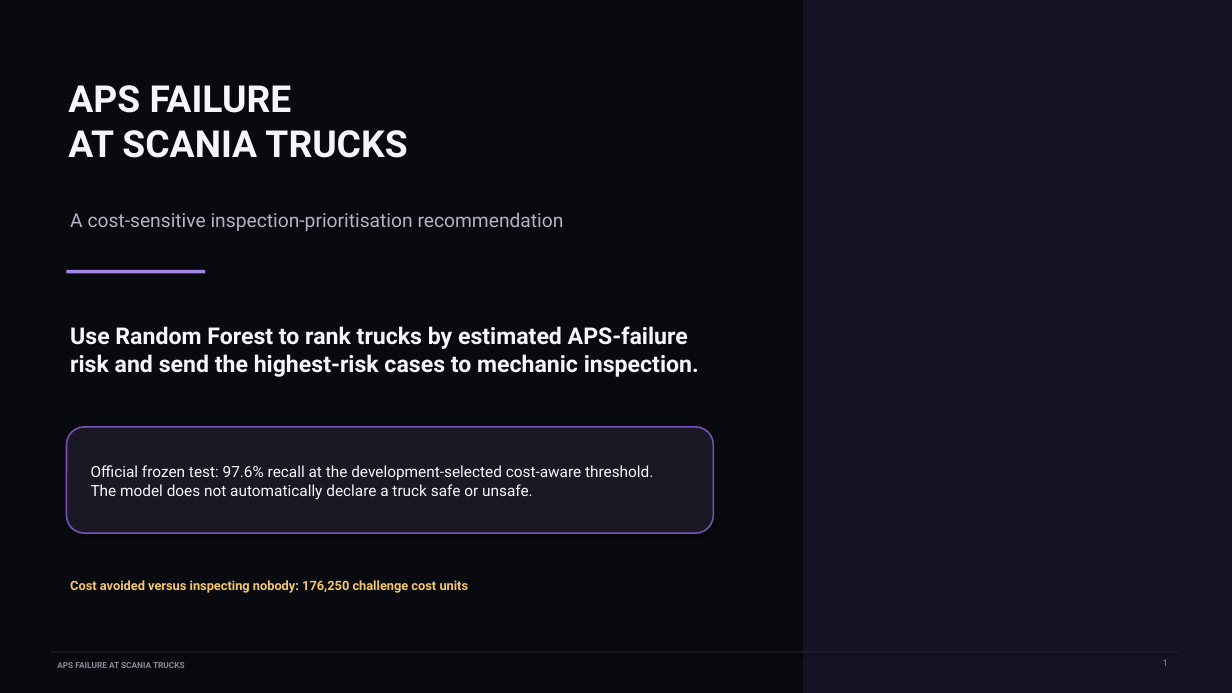
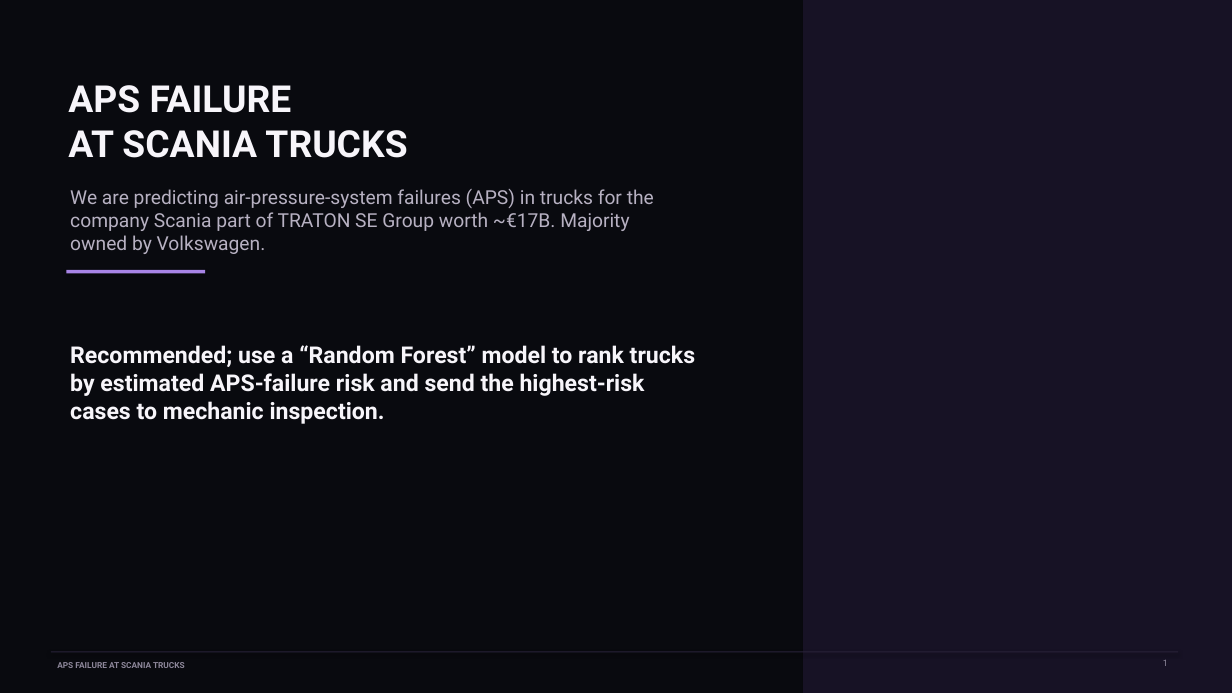
Before and after one commit to klopi710/scania-aps-classification, a slide deck: slide 1 of slides/image/scania-aps-business-deck/scania-aps-business-deck.pptx. Drawn at 1232x693 pixels with LibreOffice and Linux fonts; fonts in the diff are those of the drawing. Boxes give left, top, right and bottom in pixels: in the first picture for what was removed or moved away, otherwise in the second. Text is boxed around its words. In the diff, an @@ line names an element or a change of style, - is before the commit and + after.

Commit message:
Update Scania presentation deck

```diff
--- a/slides/image/scania-aps-business-deck/scania-aps-business-deck.pptx
+++ b/slides/image/scania-aps-business-deck/scania-aps-business-deck.pptx
@@ text added at box(70, 189, 654, 254), 15 pt, text #B7B1C2 @@
+We are predicting air-pressure-system failures (APS) in trucks for the company Scania part of TRATON SE Group worth ~€17B. Majority owned by Volkswagen.
@@ text removed at box(70, 212, 564, 231) @@
-A cost-sensitive inspection-prioritisation recommendation
@@ text at box(70, 345, 695, 424): text changed @@
-Use Random Forest to rank trucks by estimated APS-failure risk and send the highest-risk cases to mechanic inspection.
+Recommended; use a “Random Forest” model to rank trucks by estimated APS-failure risk and send the highest-risk cases to mechanic inspection.
@@ rounded rectangle removed at box(67, 427, 714, 533) @@
@@ text removed at box(91, 465, 653, 500) @@
-Official frozen test: 97.6% recall at the development-selected cost-aware threshold.
-The model does not automatically declare a truck safe or unsafe.
@@ text removed at box(70, 580, 469, 593) @@
-Cost avoided versus inspecting nobody: 176,250 challenge cost units
```
Also in this commit, not shown: 12 other slides changed, 1 slide added.
